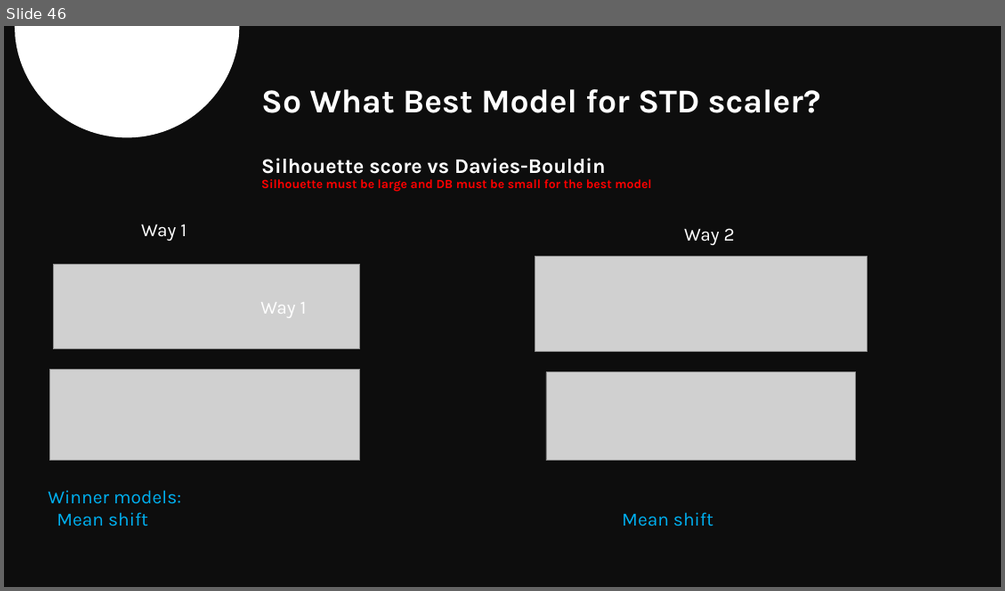
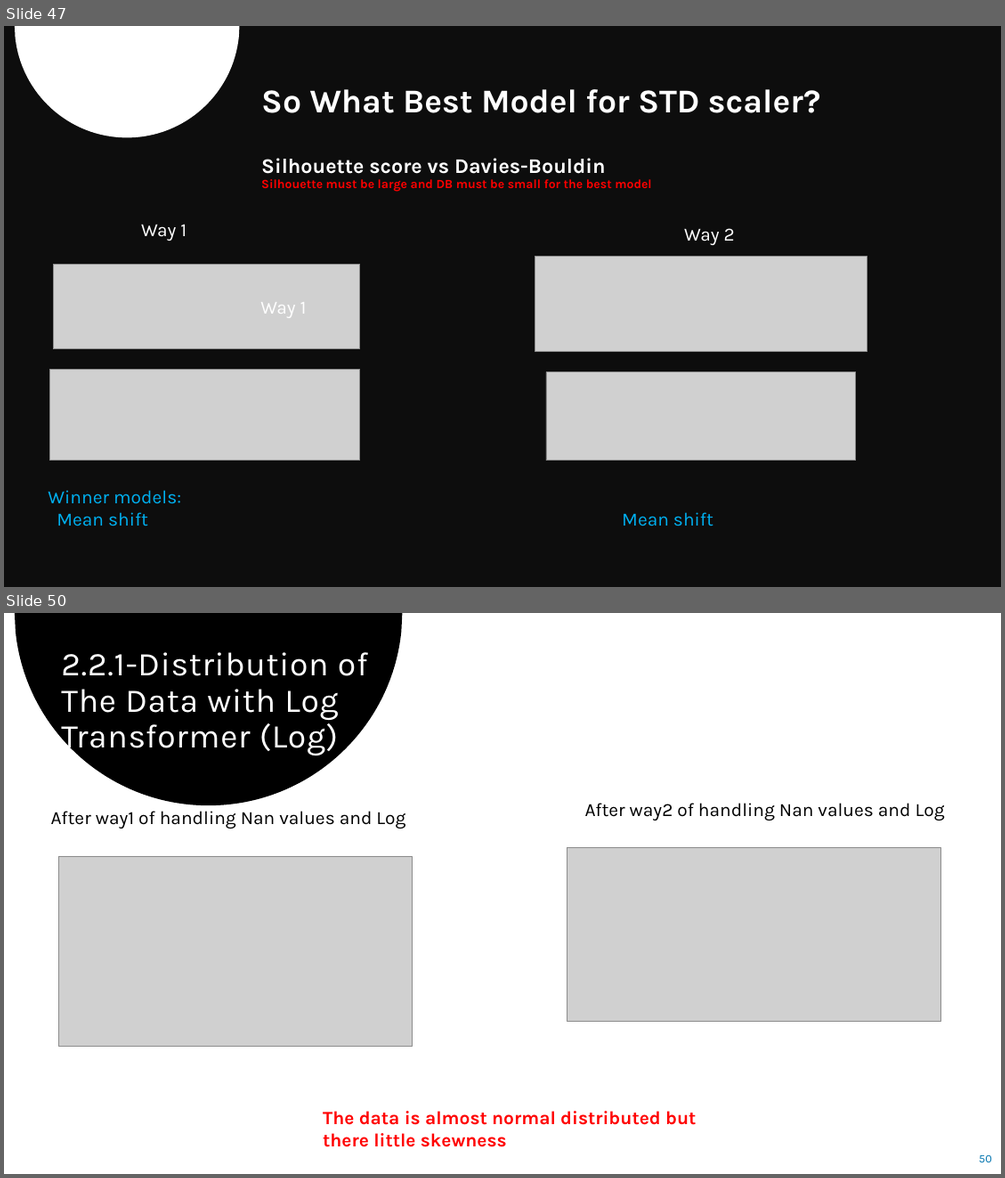
Before and after one commit to Reema-Khaseeb/clustering-credit-card-customer-segmentation, a slide deck: presentation/Credit Card Clustering.pptx. Shown one above the other, each under a label of ours: slide 46 before the commit, slides 47 and 50 after it; the slides between them are not shown. The pictures are 1005x591 and 1005x1178 pixels, drawn with LibreOffice and Linux fonts; fonts in the diff are those of the drawing; grey boxes stand for pictures. Boxes give left, top, right and bottom in pixels: in the first picture for what was removed or moved away, otherwise in the second. Text is boxed around its words. In the diff, an @@ line names an element or a change of style, - is before the commit and + after.

```diff
--- a/presentation/Credit Card Clustering.pptx
+++ b/presentation/Credit Card Clustering.pptx
@@ slide 50 added at (x1=4, y1=613, x2=1001, y2=1174), background #FFFFFF @@
@@ freeform shape added at (x1=15, y1=613, x2=403, y2=805), fill #000000 @@
@@ title added at (x1=61, y1=652, x2=368, y2=756), 32 pt, text #FFFFFF @@
+2.2.1-Distribution of The Data with Log Transformer (Log)
@@ text added at (x1=51, y1=811, x2=405, y2=828), 18 pt, text #000000 @@
+After way1 of handling Nan values and Log
@@ text added at (x1=585, y1=803, x2=945, y2=820), 18 pt, text #000000 @@
+After way2 of handling Nan values and Log
@@ picture added at (x1=567, y1=848, x2=941, y2=1022) @@
@@ picture added at (x1=58, y1=856, x2=413, y2=1046) @@
@@ text added at (x1=323, y1=1111, x2=696, y2=1147), 18 pt, text #FF0000, bold @@
+The data is almost normal distributed but there little skewness
@@ page number added at (x1=979, y1=1155, x2=992, y2=1162), 11 pt, text #0074AF @@
+50
@@ what was slide 46 is now slide 47 @@
```
Also in this commit, not shown: 10 slides changed, 14 other slides added.
